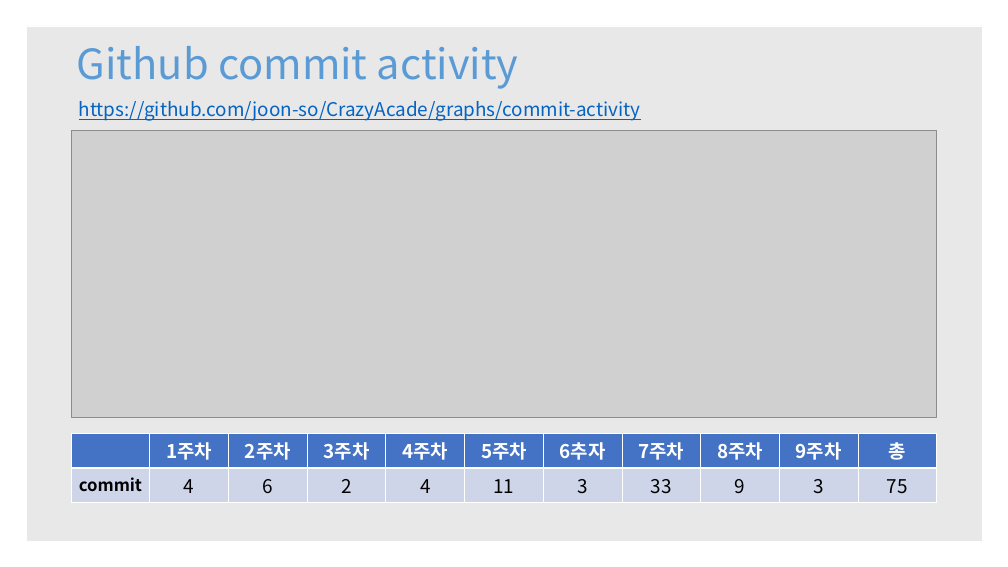
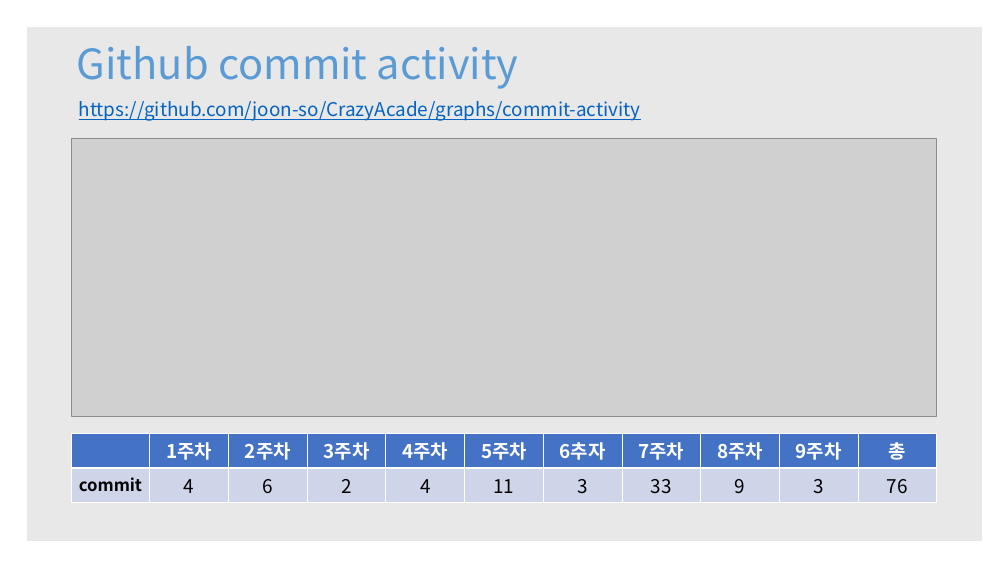
Before and after one commit to joon-so/CrazyAcade, a slide deck: slide 3 of 2D Game Programing 3차 발표.pptx. Drawn at 1008x567 pixels with LibreOffice and Linux fonts; fonts in the diff are those of the drawing; grey boxes stand for pictures. Boxes give left, top, right and bottom in pixels: in the first picture for what was removed or moved away, otherwise in the second. Text is boxed around its words. In the diff, an @@ line names an element or a change of style, - is before the commit and + after.

Commit message:
3차 발표 ppt

```diff
--- a/2D Game Programing 3차 발표.pptx
+++ b/2D Game Programing 3차 발표.pptx
@@ picture: place and size @@
-picture at [71, 131, 937, 417]
+picture at [71, 138, 937, 417]
@@ table at [71, 433, 936, 498] @@
-row 2, column 11: 75
+row 2, column 11: 76
```
